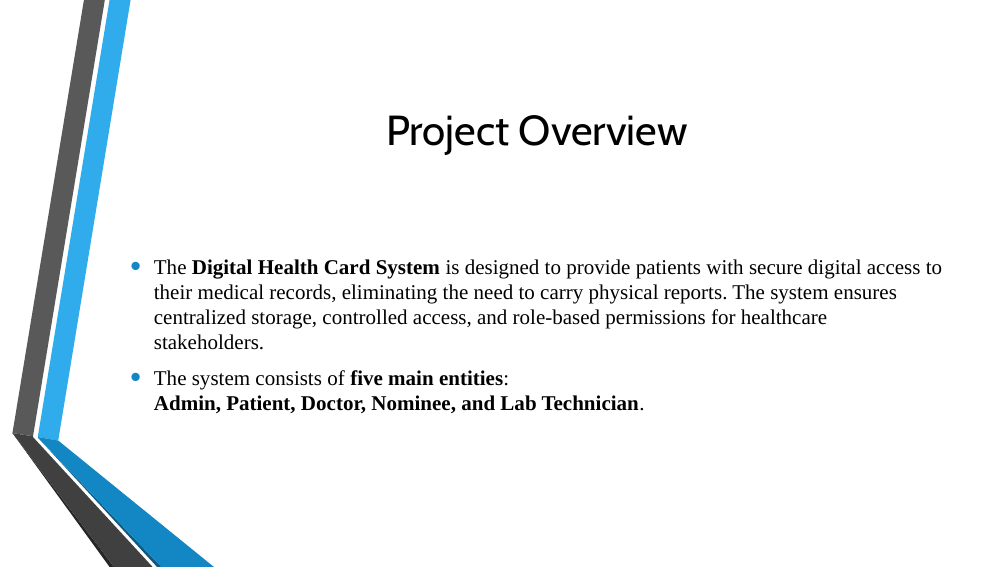
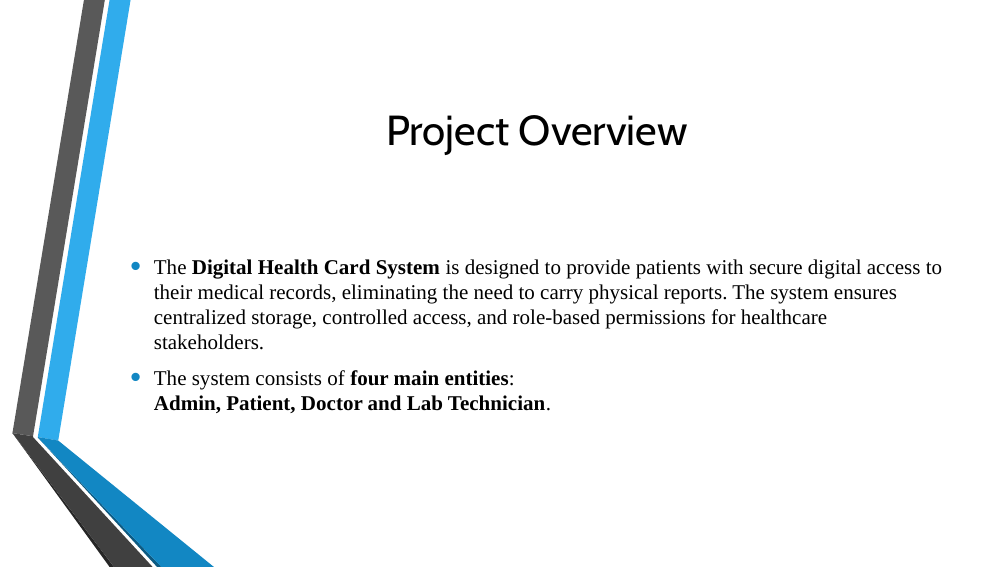
Before and after one commit to kedar3016/DIGITAL_HEALTH_CARD, a slide deck: slide 6 of Digital Health Card PPT.pptx. Drawn at 1008x567 pixels with LibreOffice and Linux fonts; fonts in the diff are those of the drawing; background and template pictures are left out. Boxes give left, top, right and bottom in pixels: in the first picture for what was removed or moved away, otherwise in the second. Text is boxed around its words. In the diff, an @@ line names an element or a change of style, - is before the commit and + after.

```diff
--- a/Digital Health Card PPT.pptx
+++ b/Digital Health Card PPT.pptx
@@ text at box(154, 370, 551, 413): text changed @@
-• The system consists of five main entities:
-  Admin, Patient, Doctor, Nominee, and Lab Technician.
+• The system consists of four main entities:
+  Admin, Patient, Doctor and Lab Technician.
```
Also in this commit, not shown: 7 other slides changed.
